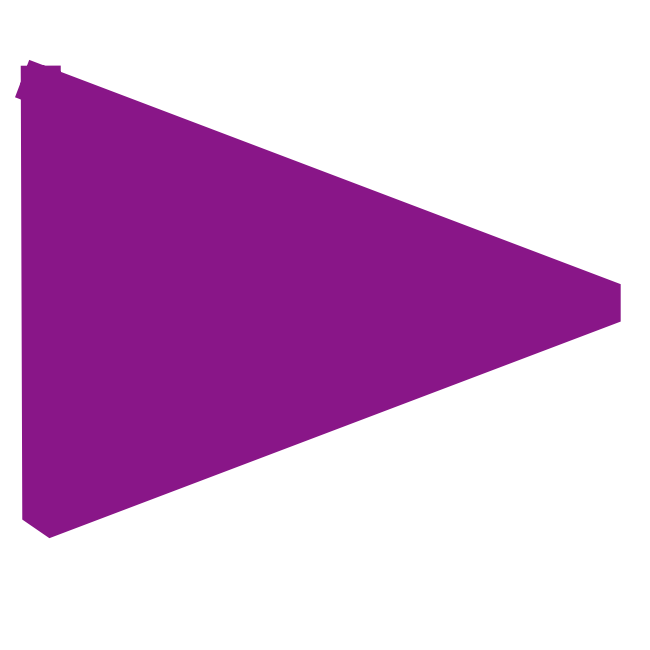
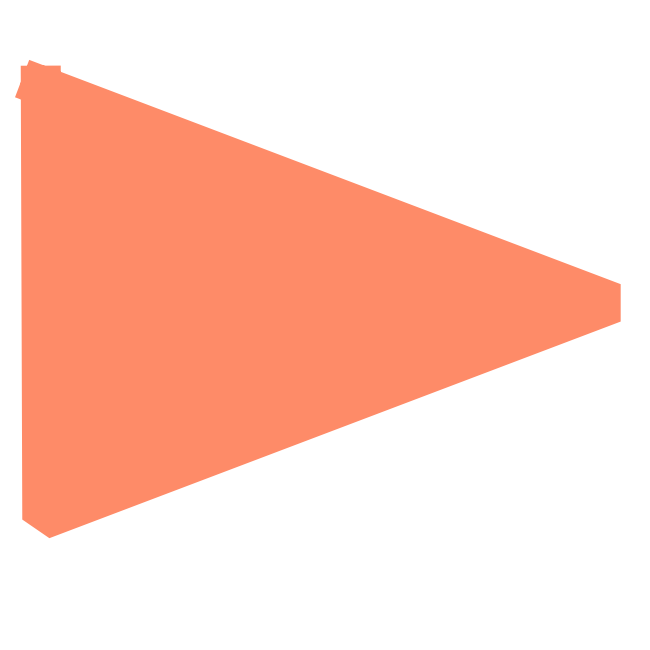
Layers edited between the first and the second 650 × 650 image:
pixels changed over (15, 59, 621, 539) (layer not identified)
